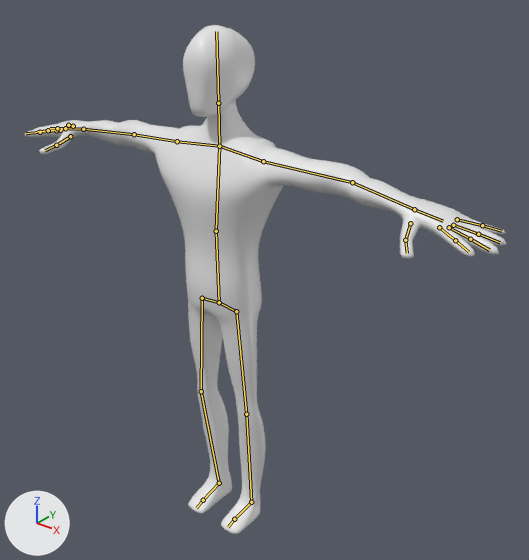
What one commit did to the Blender file intermediate_assets/blender/dummy.blend.
Before and after are seen from a 50 mm camera at (2.83, -3.12, 3.89) aimed at (0.15, 0.23, 1.81). The lights are fixed; the arrows at lower left show +X, +Y and +Z. The bones that bend it are drawn over the model as lines.
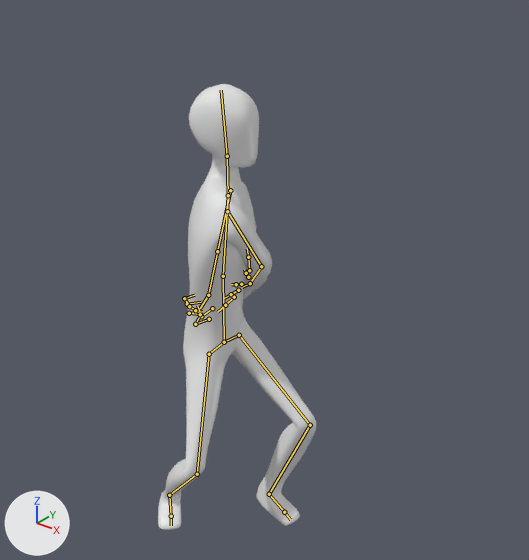
The newer file adds an action. The first version stands in its rest pose; the second is drawn at frame 16 of the action 'Slap'.

The change in detail:
Bone 'Funny' (bone_funny) moves from (0.0, 0.0, 0.0) to (-0.036, -0.457, -0.002).
Bone 'Funny' (bone_funny) turns from (0, 0, 0) to (-61, 85, -64) degrees about its own x, y and z.
Bone 'Abdomen' (bone_abdomen) turns from (0, 0, 0) to (5, 18, -1) degrees about its own x, y and z.
Bone 'Chest' (bone_chest) turns from (0, 0, 0) to (6, 25, -9) degrees about its own x, y and z.
Bone 'Neck' (bone_neck) turns from (0, 0, 0) to (-23, -63, 31) degrees about its own x, y and z.
Bone 'Head' (bone_head) turns from (0, 0, 0) to (-6, 41, -2) degrees about its own x, y and z.
Bone 'HeelIK.L' (bone_heelik_l) moves from (0.0, 0.0, 0.0) to (0.068, 0.2, 0.0).
Bone 'HeelIK.L' (bone_heelik_l) turns from (0, 0, 0) to (0, 0, 78) degrees about its own x, y and z.
Bone 'KneeIK.L' (bone_kneeik_l) moves from (0.0, 0.0, 0.0) to (-0.866, -0.16, -0.057).
Bone 'ElbowIK.L' (bone_elbowik_l) moves from (0.0, 0.0, 0.0) to (-3.02, -0.738, -0.968).
Bone 'ElbowIK.L' (bone_elbowik_l) turns from (0, 0, 0) to (8, 4, 124) degrees about its own x, y and z.
Bone 'HandIK.L' (bone_handik_l) moves from (0.0, 0.0, 0.0) to (-2.565, -2.355, -0.443).
Bone 'HandIK.L' (bone_handik_l) turns from (0, 0, 0) to (-99, -2, -116) degrees about its own x, y and z.
Bone 'ThumBase.L' (bone_thumbase_l) turns from (0, 0, 0) to (75, -1, 11) degrees about its own x, y and z.
Bone 'ThumbTip.L' (bone_thumbtip_l) turns from (0, 0, 0) to (31, -14, 85) degrees about its own x, y and z.
Bone 'IndexBase.L' (bone_indexbase_l) moves from (0.0, 0.0, 0.0) to (0.019, 0.013, 0.015).
Bone 'IndexBase.L' (bone_indexbase_l) turns from (0, 0, 0) to (-63, -1, 90) degrees about its own x, y and z.
Bone 'IndexTip.L' (bone_indextip_l) turns from (0, 0, 0) to (-13, 4, 107) degrees about its own x, y and z.
Bone 'MiddleBase.L' (bone_middlebase_l) moves from (0.0, 0.0, 0.0) to (-0.004, -0.021, -0.004).
Bone 'MiddleBase.L' (bone_middlebase_l) turns from (0, 0, 0) to (-57, 13, 101) degrees about its own x, y and z.
Bone 'MiddleTip.L' (bone_middletip_l) turns from (0, 0, 0) to (-36, 27, 101) degrees about its own x, y and z.
Bone 'RingBase.L' (bone_ringbase_l) moves from (0.0, 0.0, 0.0) to (-0.012, -0.016, -0.001).
Bone 'RingBase.L' (bone_ringbase_l) turns from (0, 0, 0) to (-47, 34, 92) degrees about its own x, y and z.
Bone 'RingTip.L' (bone_ringtip_l) turns from (0, 0, 0) to (-27, 34, 107) degrees about its own x, y and z.
Bone 'LittleBase.L' (bone_littlebase_l) moves from (0.0, 0.0, 0.0) to (-0.003, 0.021, -0.011).
Bone 'LittleBase.L' (bone_littlebase_l) turns from (0, 0, 0) to (-50, 50, 86) degrees about its own x, y and z.
Bone 'LittleTip.L' (bone_littletip_l) turns from (0, 0, 0) to (5, 36, 118) degrees about its own x, y and z.
Bone 'HeelIK.R' (bone_heelik_r) moves from (0.0, 0.0, 0.0) to (-0.262, -0.466, 0.02).
Bone 'HeelIK.R' (bone_heelik_r) turns from (0, 0, 0) to (0, 0, 46) degrees about its own x, y and z.
Bone 'KneeIK.R' (bone_kneeik_r) moves from (0.0, 0.0, 0.0) to (-2.442, -1.26, 0.135).
Bone 'ElbowIK.R' (bone_elbowik_r) moves from (0.0, 0.0, 0.0) to (3.377, 0.075, -1.616).
Bone 'ElbowIK.R' (bone_elbowik_r) turns from (0, 0, 0) to (-22, 11, 145) degrees about its own x, y and z.
Bone 'HandIK.R' (bone_handik_r) moves from (0.0, 0.0, 0.0) to (1.633, -1.388, -0.315).
Bone 'HandIK.R' (bone_handik_r) turns from (0, 0, 0) to (-150, -28, 36) degrees about its own x, y and z.
Bone 'IndexBase.R' (bone_indexbase_r) moves from (0.0, 0.0, 0.0) to (-0.019, 0.013, 0.015).
Bone 'LittleBase.R' (bone_littlebase_r) moves from (0.0, 0.0, 0.0) to (0.003, 0.021, -0.011).

Where the change shows, as pixel boxes [x1, y1, x2, y2] in the pictures (529 x 560 px):
'Mesh', posed (67% narrower, 12% shorter)
    before: [25, 25, 506, 534]
    after: [158, 84, 316, 530]
bone 'Abdomen', root to tip
    before: (219, 302) to (216, 231)
    after: (224, 342) to (223, 276)
bone 'Chest', root to tip
    before: (216, 231) to (219, 146)
    after: (223, 276) to (228, 195)
bone 'Neck', root to tip
    before: (219, 146) to (218, 103)
    after: (228, 195) to (227, 156)
bone 'Head', root to tip
    before: (218, 103) to (216, 31)
    after: (227, 156) to (221, 90)
bone 'ThumBase.L', root to tip
    before: (410, 223) to (405, 240)
    after: (212, 308) to (201, 316)
bone 'ThumbTip.L', root to tip
    before: (405, 240) to (407, 253)
    after: (201, 316) to (197, 305)
bone 'IndexBase.L', root to tip
    before: (439, 227) to (455, 240)
    after: (209, 319) to (195, 324)
bone 'IndexTip.L', root to tip
    before: (455, 240) to (469, 252)
    after: (195, 324) to (201, 313)
bone 'MiddleBase.L', root to tip
    before: (449, 227) to (470, 239)
    after: (200, 314) to (189, 313)
bone 'MiddleTip.L', root to tip
    before: (470, 239) to (489, 250)
    after: (189, 313) to (202, 311)
bone 'RingBase.L', root to tip
    before: (453, 225) to (478, 234)
    after: (195, 310) to (187, 304)
bone 'RingTip.L', root to tip
    before: (478, 234) to (500, 242)
    after: (187, 304) to (201, 302)
bone 'LittleBase.L', root to tip
    before: (457, 219) to (482, 225)
    after: (189, 306) to (184, 298)
bone 'LittleTip.L', root to tip
    before: (482, 225) to (502, 231)
    after: (184, 298) to (194, 295)
bone 'IndexBase.R', root to tip
    before: (56, 130) to (40, 132)
    after: (248, 277) to (246, 273)
bone 'LittleBase.R', root to tip
    before: (73, 126) to (68, 125)
    after: (234, 297) to (225, 305)
